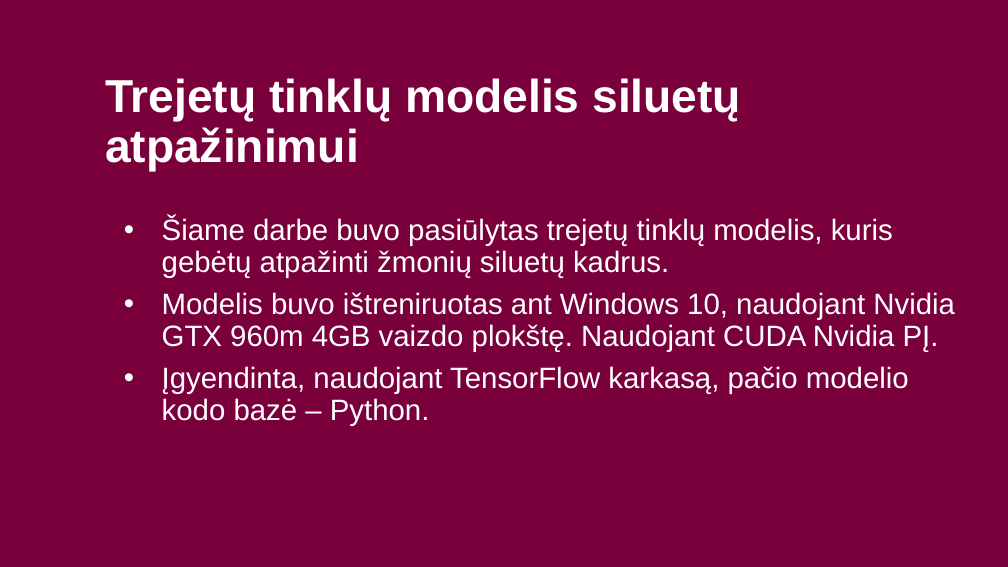
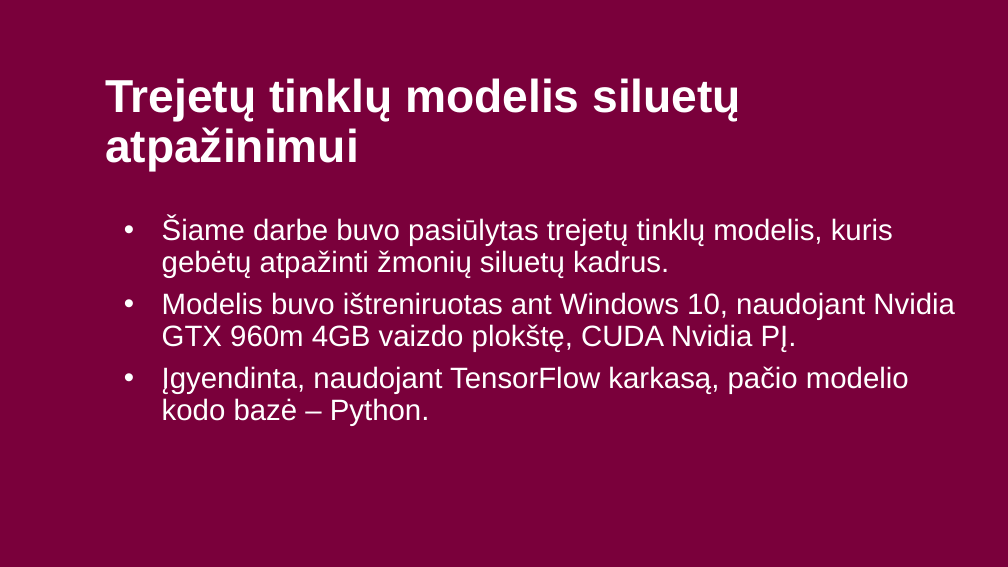
Before and after one commit to butkandrius/kursinis, a slide deck: slide 7 of Presentation/Detalus vaizdų panašumas naudojant trejetų tinklus.pptx. Drawn at 1008x567 pixels with LibreOffice and Linux fonts; fonts in the diff are those of the drawing; background and template pictures are left out. Boxes give left, top, right and bottom in pixels: in the first picture for what was removed or moved away, otherwise in the second. Text is boxed around its words. In the diff, an @@ line names an element or a change of style, - is before the commit and + after.

Commit message:
presentation typo

```diff
--- a/Presentation/Detalus vaizdų panašumas naudojant trejetų tinklus.pptx
+++ b/Presentation/Detalus vaizdų panašumas naudojant trejetų tinklus.pptx
@@ text at box(162, 292, 955, 352): text changed @@
-• Modelis buvo ištreniruotas ant Windows 10, naudojant Nvidia GTX 960m 4GB vaizdo plokštę. Naudojant CUDA Nvidia PĮ.
+• Modelis buvo ištreniruotas ant Windows 10, naudojant Nvidia GTX 960m 4GB vaizdo plokštę, CUDA Nvidia PĮ.
```
Also in this commit, not shown: 6 other slides changed.
